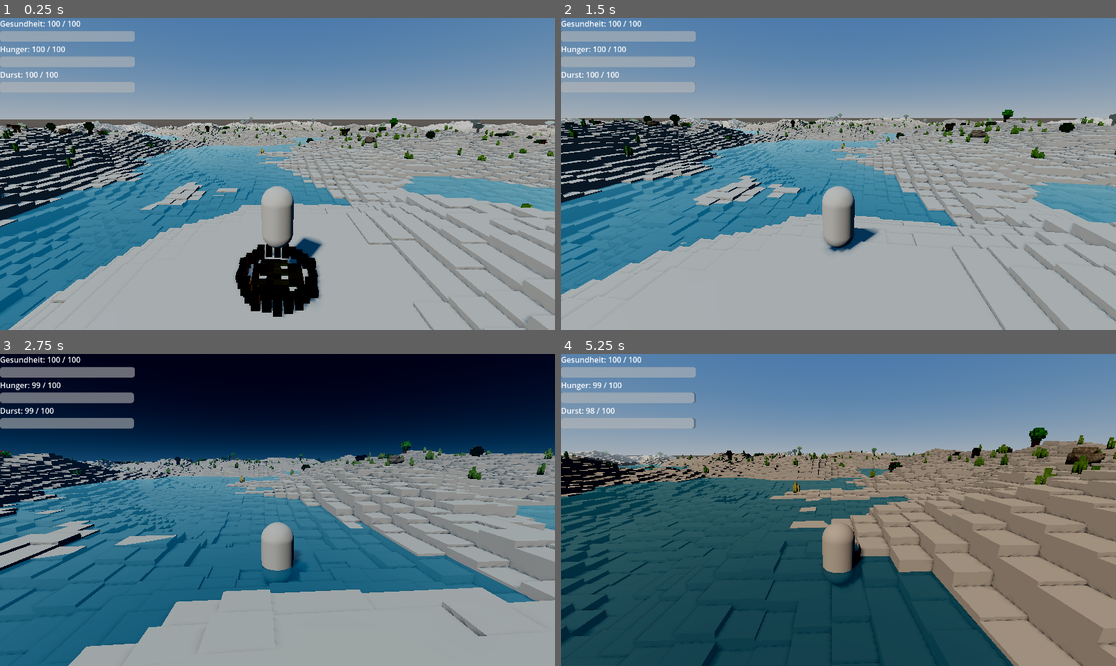
Above: before the commit, frames 1-4 (two rows, left to right).
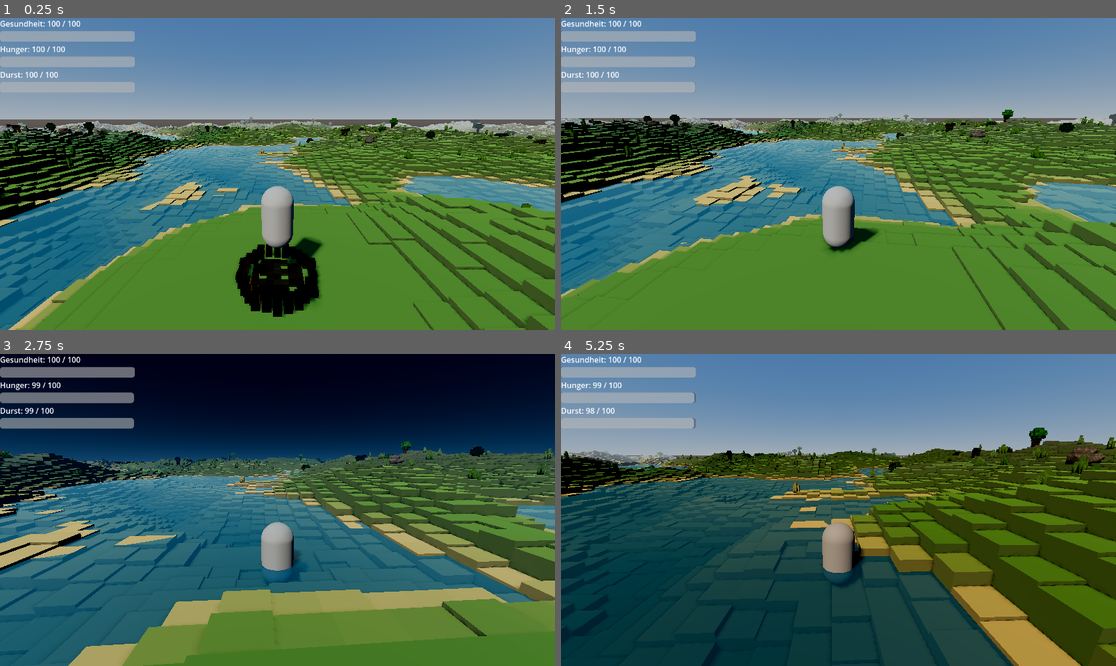
Above: after the commit, the same moments.

Repository: MajorDragonfly/voxelverse
Game: Godot game, scene res://main/main.tscn
The game is run twice, just before and just after one commit, with the same random seed, the same clock (stepped at 60 frames per second) and the same inputs.
Inputs (mouse positions are in pixels of both pictures, inside the frame that each line leads up to):
- Up to frame 1 (0.25 s): no input
- Up to frame 2 (1.5 s): tap Enter at 0.5 s; move the mouse to (866, 174) at 0.52 s; hold W (move_forward) from 0.53 s (still down); click (866, 174) at 0.6 s; tap Space (jump) at 0.77 s; move the mouse to (810, 174) at 1.27 s; tap 1 at 1.35 s
- Up to frame 3 (2.75 s): keep holding W (move_forward); tap Space (jump) at 1.52 s; move the mouse to (288, 503) at 2.02 s; tap 2 at 2.1 s
- Up to frame 4 (5.25 s): keep holding W (move_forward); move the mouse to (832, 516) at 2.77 s; tap 3 at 2.85 s; click (832, 516) at 2.92 s; tap Space (jump) at 3.02, 3.77, 4.52 s; move the mouse to (877, 513) at 3.52 s; tap 4 at 3.6 s; move the mouse to (794, 506) at 4.27 s; click (794, 506) at 4.35 s; move the mouse to (844, 510) at 5.02 s; tap 1 at 5.1 s; click (844, 510) at 5.17 s

The runs differ from the first frame. In frame 1, 47% of the frame differs, in the area x 0-100%, y 32-100%; in frame 2, 50%, in the area x 0-100%, y 31-100%; in frame 3, 36%; in frame 4, 33%.

Commit message:
Disable unstable terrain shader and restore biome colors

Diff:
--- a/world/resources/terrain/terrain_chunk.gd
+++ b/world/resources/terrain/terrain_chunk.gd
@@ -621,12 +621,31 @@
 	vertex_color: Color,
 	vertex_normal: Vector3
 ) -> void:
+	# Die Farbe bleibt als echte Vertexfarbe erhalten,
+	# damit das einfache Standardmaterial weiterhin funktioniert.
 	surface_tool.set_color(
 		vertex_color
 	)
 
 	surface_tool.set_normal(
 		vertex_normal
+	)
+
+	# Zusätzlich wird dieselbe Farbe verlustfrei in UV/UV2 gepackt.
+	# Dadurch ist der Terrainshader nicht mehr davon abhängig,
+	# ob Godot COLOR bei einem Material-Override korrekt übernimmt.
+	surface_tool.set_uv(
+		Vector2(
+			vertex_color.r,
+			vertex_color.g
+		)
+	)
+
+	surface_tool.set_uv2(
+		Vector2(
+			vertex_color.b,
+			vertex_color.a
+		)
 	)
 
 	surface_tool.add_vertex(
--- a/world/visuals/terrain/terrain_chunk.tscn
+++ b/world/visuals/terrain/terrain_chunk.tscn
@@ -17,13 +17,11 @@
 
 [node name="Visuals" type="Node" parent="." unique_id=1523847493]
 script = ExtResource("2_visuals")
-rock_color = Color(0.43, 0.28, 0.18, 1)
-rock_strata_color = Color(0.62, 0.39, 0.2, 1)
-wet_ground_color = Color(0.08, 0.15, 0.11, 1)
-macro_color_strength = 0.13
-strata_strength = 0.3
-snow_start_altitude = 12.0
-snow_end_altitude = 17.0
+enable_terrain_shader = false
+top_texture_scale = 0.25
+side_texture_scale = 0.25
+texture_darkness = 0.5
+texture_brightness = 1.1800000000000002
 
 [node name="ScenicDressing" type="Node3D" parent="." unique_id=1279601097]
 script = ExtResource("3_scenery")
--- a/world/visuals/terrain/terrain_surface.gdshader
+++ b/world/visuals/terrain/terrain_surface.gdshader
@@ -31,13 +31,13 @@
 	0.05,
 	4.0,
 	0.05
-) = 0.50;
+) = 0.25;
 
 uniform float side_texture_scale : hint_range(
 	0.05,
 	4.0,
 	0.05
-) = 0.50;
+) = 0.25;
 
 uniform float palette_steps : hint_range(
 	2.0,
@@ -49,13 +49,13 @@
 	0.20,
 	1.00,
 	0.01
-) = 0.58;
+) = 0.50;
 
 uniform float texture_brightness : hint_range(
 	0.80,
 	1.50,
 	0.01
-) = 1.22;
+) = 1.18;
 
 
 uniform bool spherical_planet = false;
@@ -74,48 +74,16 @@
 
 uniform float rocky_height = 4.5;
 
-
 uniform vec3 rock_color : source_color = vec3(
 	0.36,
 	0.27,
 	0.20
 );
 
-uniform vec3 rock_strata_color : source_color = vec3(
-	0.50,
-	0.35,
-	0.23
-);
-
-uniform vec3 wet_ground_color : source_color = vec3(
-	0.10,
-	0.17,
-	0.13
-);
-
-uniform vec3 snow_color : source_color = vec3(
-	0.72,
-	0.78,
-	0.79
-);
-
-
-uniform float rock_slope_start = 0.28;
-
-uniform float rock_slope_end = 0.62;
-
-uniform float macro_color_strength = 0.16;
-
-uniform float strata_strength = 0.18;
-
-uniform float snow_start_altitude = 4.8;
-
-uniform float snow_end_altitude = 6.5;
-
 
 varying vec3 world_position;
-
 varying vec3 world_normal;
+varying vec3 terrain_base_color;
 
 
 void vertex() {
@@ -131,6 +99,18 @@
 		MODEL_NORMAL_MATRIX
 		* NORMAL
 	);
+
+	# Die prozedurale Terrainfarbe wird vom Mesher
+	# in UV und UV2 gespeichert:
+	#
+	# UV.x  = Rot
+	# UV.y  = Grün
+	# UV2.x = Blau
+	terrain_base_color = vec3(
+		UV.x,
+		UV.y,
+		UV2.x
+	);
 }
 
 
@@ -163,17 +143,26 @@
 		absolute_normal.y >= absolute_normal.x
 		&& absolute_normal.y >= absolute_normal.z
 	) {
-		return position.xz * scale_value;
+		return (
+			position.xz
+			* scale_value
+		);
 	}
 
 	if (
 		absolute_normal.x
 		>= absolute_normal.z
 	) {
-		return position.zy * scale_value;
-	}
-
-	return position.xy * scale_value;
+		return (
+			position.zy
+			* scale_value
+		);
+	}
+
+	return (
+		position.xy
+		* scale_value
+	);
 }
 
 
@@ -201,26 +190,6 @@
 }
 
 
-vec3 quantize_color(
-	vec3 color_value
-) {
-	return vec3(
-		quantize_value(
-			color_value.r,
-			palette_steps
-		),
-		quantize_value(
-			color_value.g,
-			palette_steps
-		),
-		quantize_value(
-			color_value.b,
-			palette_steps
-		)
-	);
-}
-
-
 float get_texture_brightness(
 	vec3 texture_color
 ) {
@@ -233,11 +202,9 @@
 		)
 	);
 
-	float quantized_value = (
-		quantize_value(
-			grayscale_value,
-			palette_steps
-		)
+	float quantized_value = quantize_value(
+		grayscale_value,
+		palette_steps
 	);
 
 	return mix(
@@ -248,22 +215,30 @@
 }
 
 
-float get_side_brightness(
+float get_face_brightness(
 	vec3 normal_value
 ) {
+	if (normal_value.y > 0.50) {
+		return 1.06;
+	}
+
+	if (normal_value.y < -0.50) {
+		return 0.58;
+	}
+
 	if (normal_value.x > 0.50) {
-		return 0.92;
+		return 0.90;
 	}
 
 	if (normal_value.x < -0.50) {
-		return 0.76;
+		return 0.74;
 	}
 
 	if (normal_value.z > 0.50) {
-		return 0.85;
-	}
-
-	return 0.70;
+		return 0.84;
+	}
+
+	return 0.68;
 }
 
 
@@ -276,27 +251,42 @@
 		world_position
 	);
 
-	bool horizontal_surface = (
-		abs(normal_value.y) > 0.50
+	bool top_surface = (
+		normal_value.y > 0.50
+	);
+
+	bool bottom_surface = (
+		normal_value.y < -0.50
+	);
+
+	bool side_surface = (
+		not top_surface
+		and not bottom_surface
+	);
+
+	float selected_scale = (
+		top_surface
+			? top_texture_scale
+			: side_texture_scale
 	);
 
 	vec2 pixel_uv = get_planar_uv(
 		world_position,
 		normal_value,
-		horizontal_surface
-			? top_texture_scale
-			: side_texture_scale
+		selected_scale
 	);
 
 	vec3 sampled_texture = vec3(
 		1.0
 	);
 
-	if (horizontal_surface) {
-		if (
+	if (top_surface) {
+		bool coast_surface = (
 			altitude
 			<= sea_level + coast_width
-		) {
+		);
+
+		if (coast_surface) {
 			sampled_texture = texture(
 				sand_texture,
 				pixel_uv
@@ -307,11 +297,13 @@
 				pixel_uv
 			).rgb;
 		}
-	} else {
-		if (
+	} else if (side_surface) {
+		bool rocky_surface = (
 			altitude
 			>= rocky_height
-		) {
+		);
+
+		if (rocky_surface) {
 			sampled_texture = texture(
 				stone_texture,
 				pixel_uv
@@ -322,6 +314,11 @@
 				pixel_uv
 			).rgb;
 		}
+	} else {
+		sampled_texture = texture(
+			dirt_texture,
+			pixel_uv
+		).rgb;
 	}
 
 	float pixel_brightness = (
@@ -330,36 +327,26 @@
 		)
 	);
 
-	vec3 base_color = quantize_color(
-		COLOR.rgb
+	float face_brightness = (
+		get_face_brightness(
+			normal_value
+		)
+	);
+
+	vec3 base_color = clamp(
+		terrain_base_color,
+		vec3(0.0),
+		vec3(1.0)
 	);
 
 	if (
-		not horizontal_surface
-		&& altitude >= rocky_height
+		side_surface
+		and altitude >= rocky_height
 	) {
 		base_color = mix(
 			base_color,
-			quantize_color(
-				rock_color
-			),
-			0.20
-		);
-	}
-
-	float face_brightness = 1.0;
-
-	if (horizontal_surface) {
-		face_brightness = (
-			normal_value.y >= 0.0
-				? 1.06
-				: 0.62
-		);
-	} else {
-		face_brightness = (
-			get_side_brightness(
-				normal_value
-			)
+			rock_color,
+			0.22
 		);
 	}
 
@@ -370,9 +357,7 @@
 	);
 
 	ALBEDO = clamp(
-		quantize_color(
-			final_color
-		),
+		final_color,
 		vec3(0.0),
 		vec3(1.0)
 	);
@@ -382,7 +367,8 @@
 	SPECULAR = 0.0;
 
 	EMISSION = (
-		ALBEDO
-		* 0.035
-	);
-}
+		base_color
+		* pixel_brightness
+		* 0.025
+	);
+}
